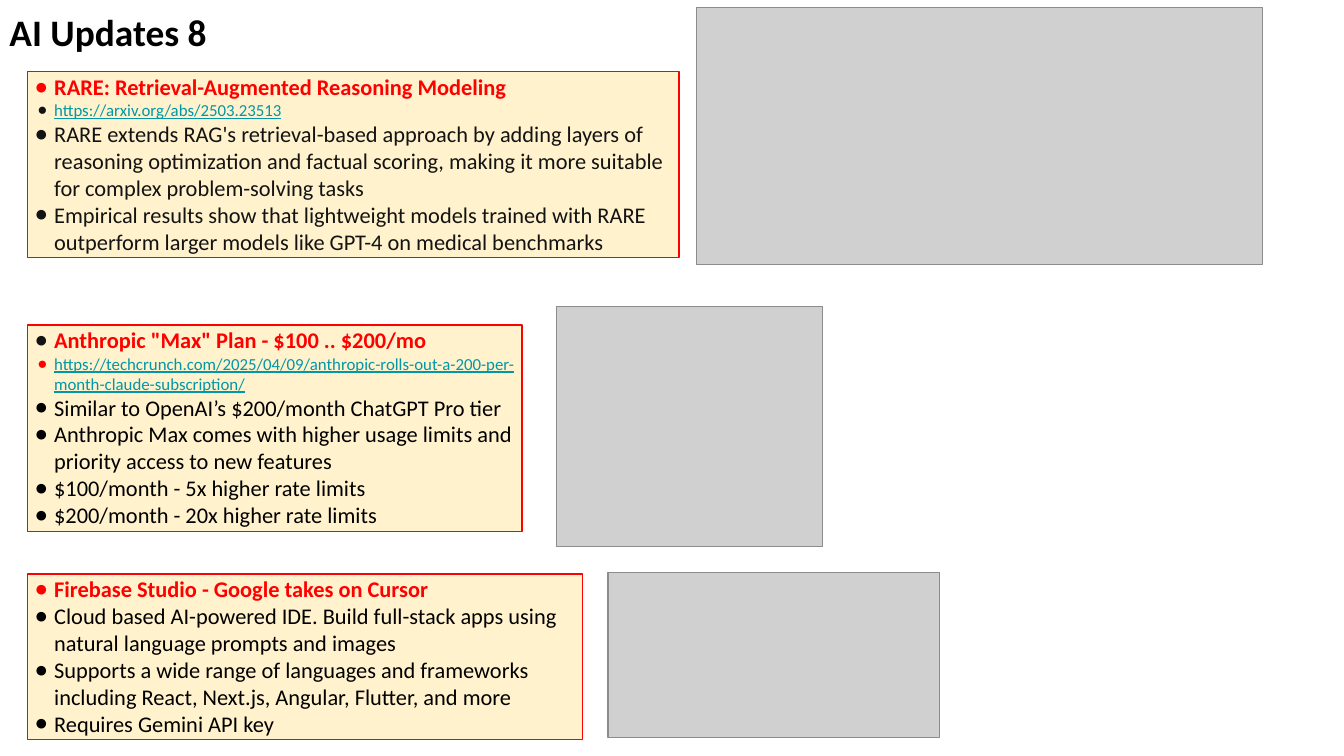
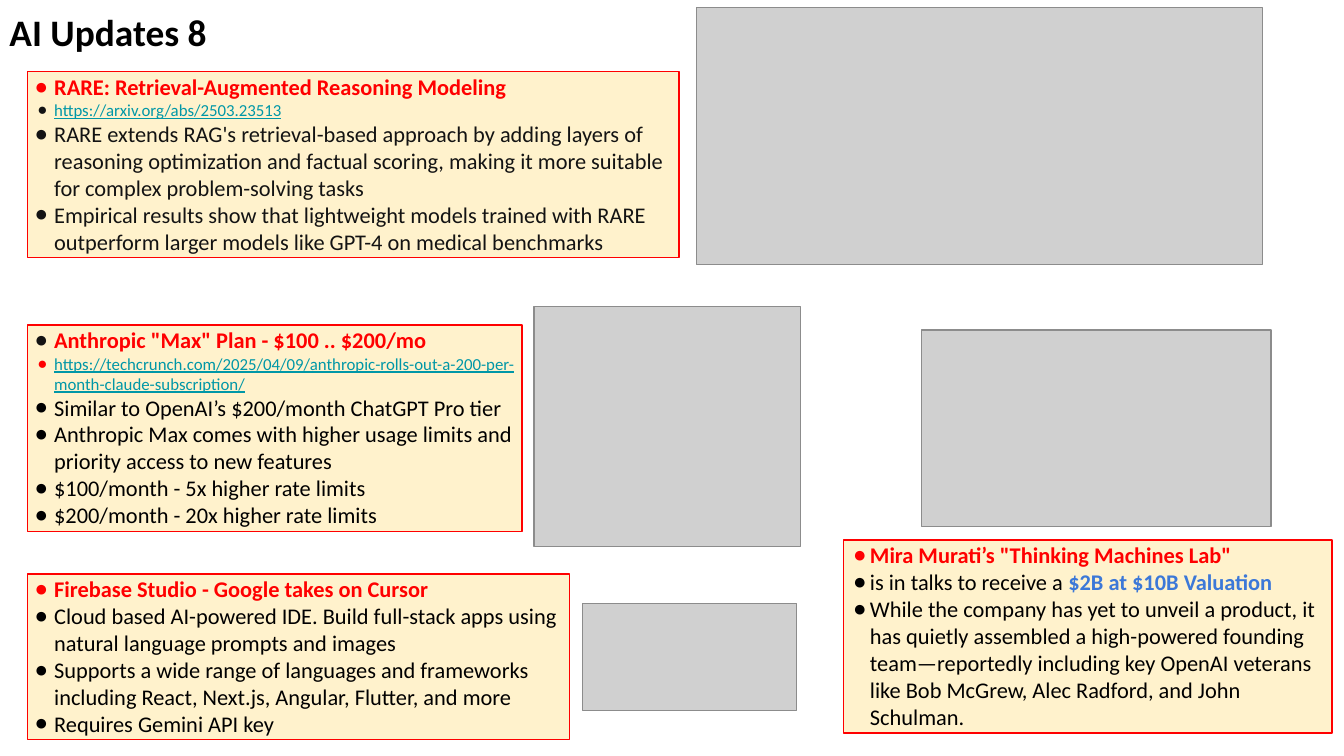
Before and after one commit to lselector/seminar, a slide deck: slide 15 of 2025/2025-04-11-AI-Updates.pptx. Drawn at 1344x756 pixels with LibreOffice and Linux fonts; fonts in the diff are those of the drawing; grey boxes stand for pictures. Boxes give left, top, right and bottom in pixels: in the first picture for what was removed or moved away, otherwise in the second. Text is boxed around its words. In the diff, an @@ line names an element or a change of style, - is before the commit and + after.

```diff
--- a/2025/2025-04-11-AI-Updates.pptx
+++ b/2025/2025-04-11-AI-Updates.pptx
@@ picture moved from (x1=556, y1=306, x2=823, y2=547) to (x1=534, y1=306, x2=800, y2=547) @@
@@ picture added at (x1=922, y1=329, x2=1271, y2=526) @@
@@ rectangle added at (x1=844, y1=540, x2=1333, y2=732), fill #FFF2CC, outline #FF0000 0.75 pt, 12 pt, text #000000 @@
+● Mira Murati’s "Thinking Machines Lab"
+● is in talks to receive a $2B at $10B Valuation
+● While the company has yet to unveil a product, it has quietly assembled a high-powered founding team—reportedly including key OpenAI veterans like Bob McGrew, Alec Radford, and John Schulman.
@@ rectangle "Firebase Studio - Google takes ..." resized from (x1=28, y1=574, x2=583, y2=739) to (x1=28, y1=574, x2=570, y2=739) @@
@@ picture removed at (x1=609, y1=573, x2=939, y2=738) @@
@@ picture added at (x1=582, y1=603, x2=797, y2=711) @@
```
Also in this commit, not shown: 7 other slides changed.
